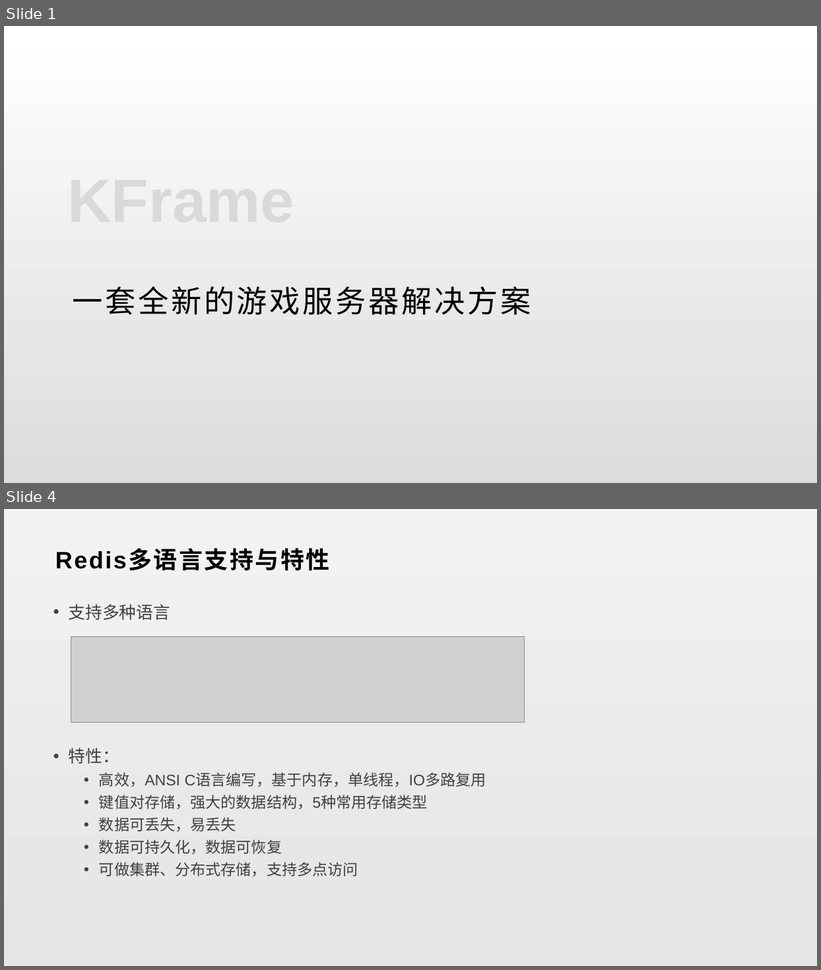
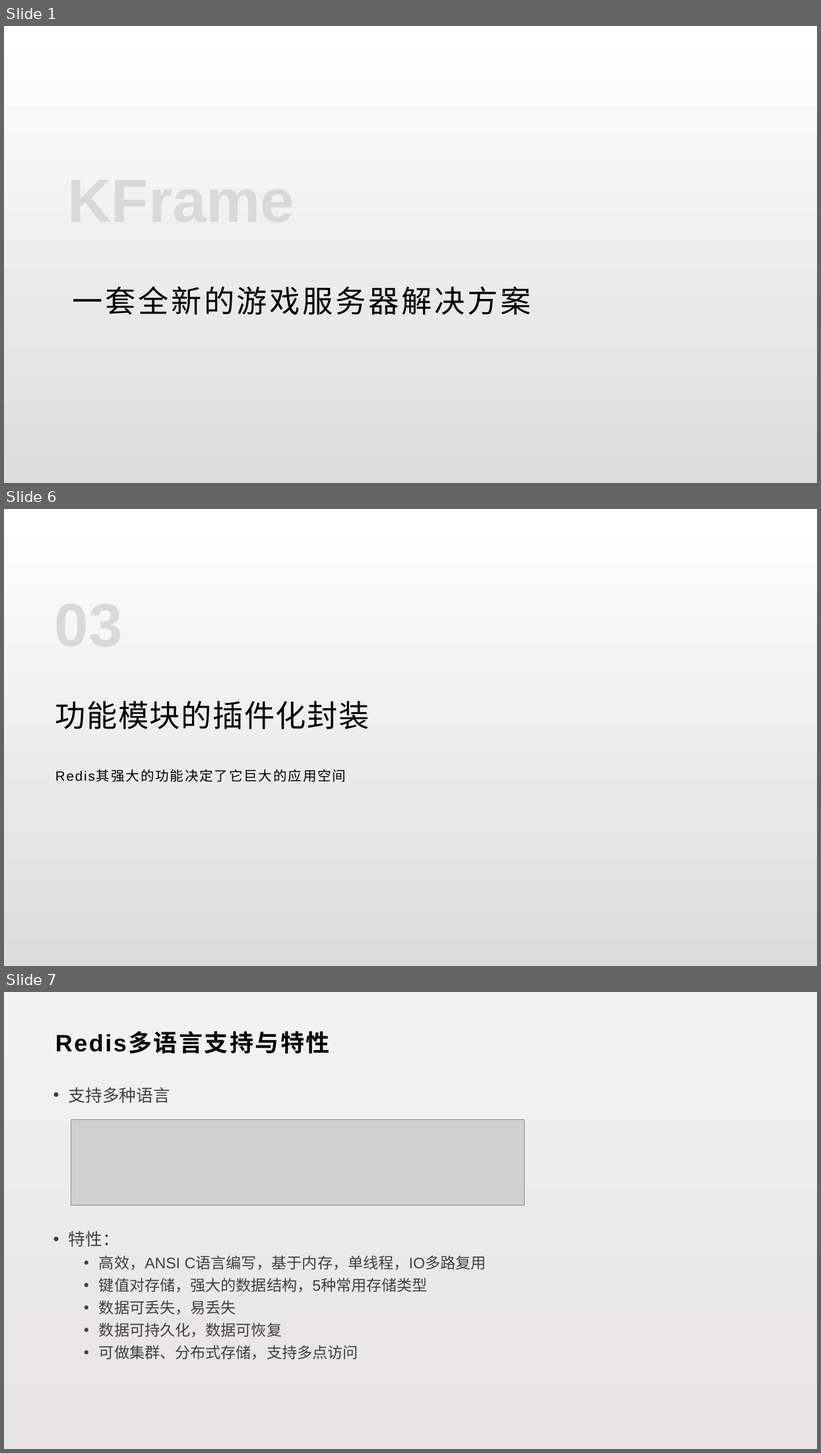
Before and after one commit to lori227/KFrame, a slide deck: _doc/KFrame.pptx. Shown one above the other, each under a label of ours: slides 1 and 4 before the commit, slides 1, 6 and 7 after it; the slides between them are not shown. The pictures are 821x970 and 821x1453 pixels, drawn with LibreOffice and Linux fonts; fonts in the diff are those of the drawing; grey boxes stand for pictures. Boxes give left, top, right and bottom in pixels: in the first picture for what was removed or moved away, otherwise in the second. Text is boxed around its words. In the diff, an @@ line names an element or a change of style, - is before the commit and + after.

```diff
--- a/_doc/KFrame.pptx
+++ b/_doc/KFrame.pptx
@@ slide 6 added at [4,509,817,966], background gradient #FFFFFF to #DCDCDC @@
@@ title added at [55,701,369,729], 36 pt, text #000000 @@
+功能模块的插件化封装
@@ text added at [48,760,773,832], 16 pt, text #000000 @@
+Redis其强大的功能决定了它巨大的应用空间
@@ what was slide 4 is now slide 7 @@
```
Also in this commit, not shown: 1 slide changed, 3 other slides added, 3 slides removed, 2 other files.
